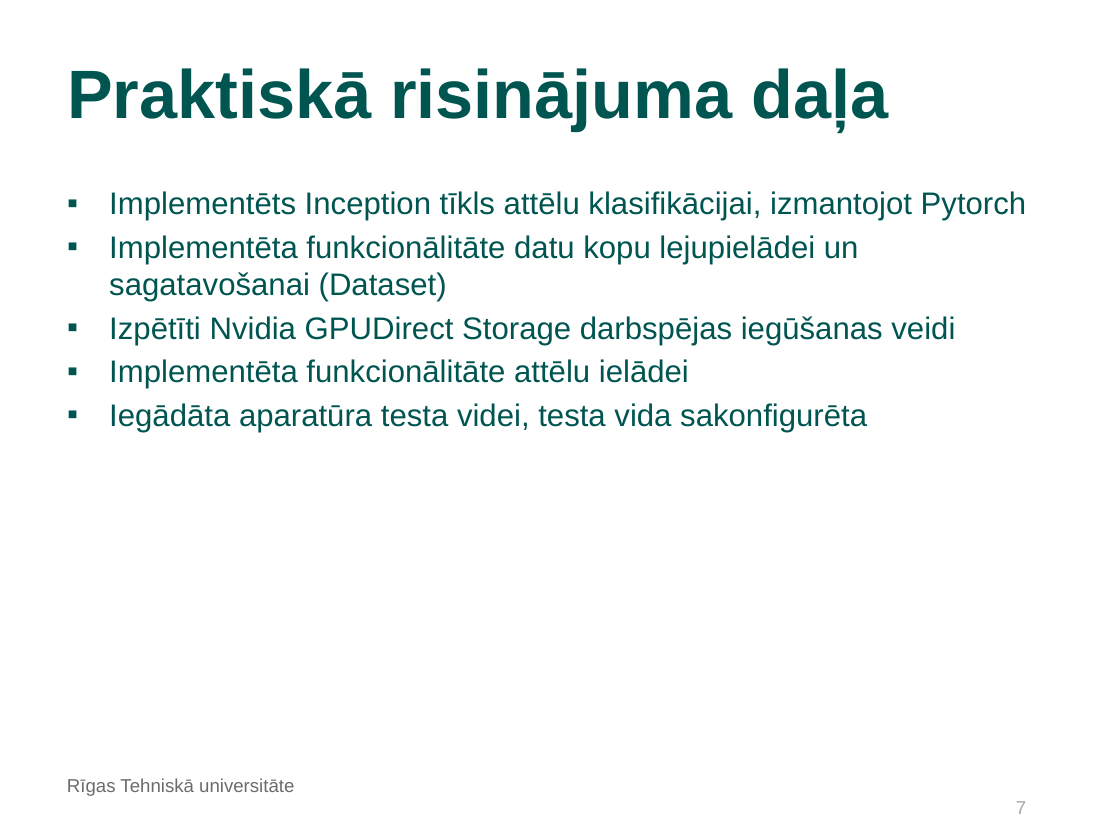
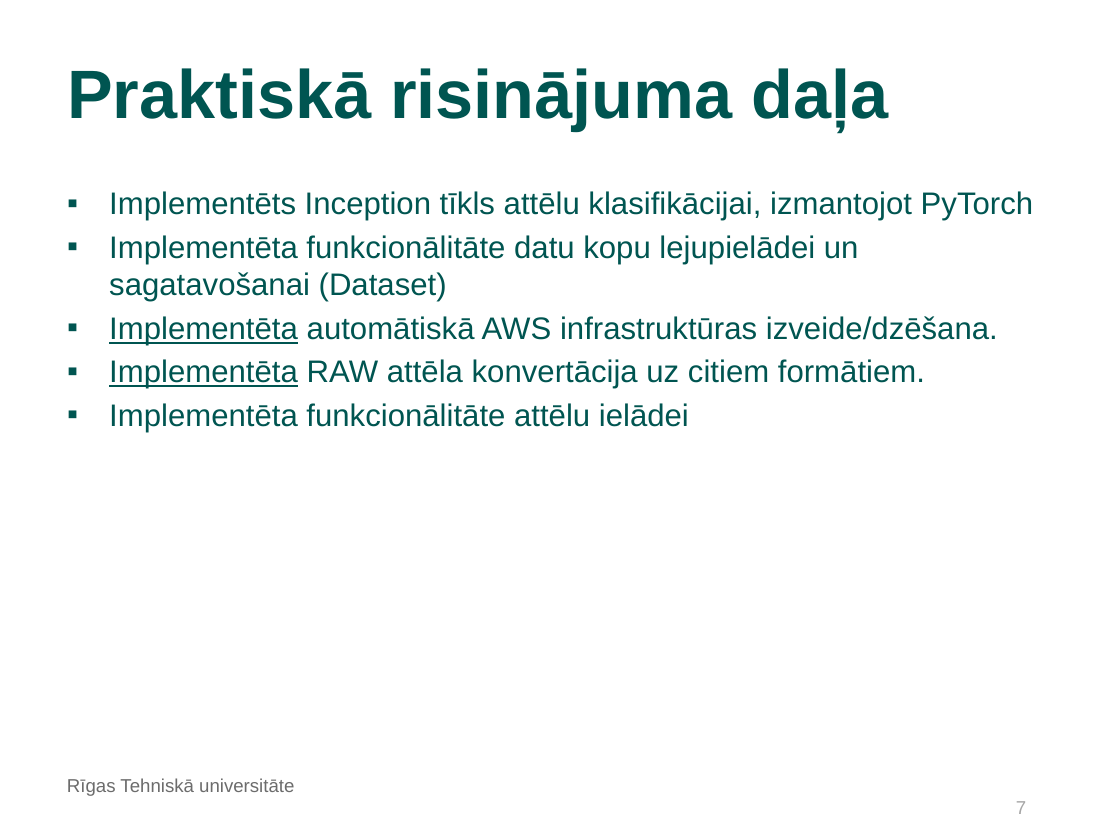
Before and after one commit to kamikaze/rtu-bachelor-tasks, a slide deck: slide 7 of docs/Šablons_Bakalaura_darba_priekšaizstāvēšanai.odp. Drawn at 1120x840 pixels with LibreOffice and Linux fonts; fonts in the diff are those of the drawing; background and template pictures are left out. Boxes give left, top, right and bottom in pixels: in the first picture for what was removed or moved away, otherwise in the second. Text is boxed around its words. In the diff, an @@ line names an element or a change of style, - is before the commit and + after.

```diff
--- a/docs/Šablons_Bakalaura_darba_priekšaizstāvēšanai.odp
+++ b/docs/Šablons_Bakalaura_darba_priekšaizstāvēšanai.odp
@@ text at (x1=109, y1=191, x2=1034, y2=221): text changed @@
-▪ Implementēts Inception tīkls attēlu klasifikācijai, izmantojot Pytorch
+▪ Implementēts Inception tīkls attēlu klasifikācijai, izmantojot PyTorch
@@ text at (x1=109, y1=316, x2=998, y2=389): text changed @@
-▪ Izpētīti Nvidia GPUDirect Storage darbspējas iegūšanas veidi
+▪ Implementēta automātiskā AWS infrastruktūras izveide/dzēšana.
+▪ Implementēta RAW attēla konvertācija uz citiem formātiem.
@@ text at (x1=109, y1=403, x2=867, y2=432): paragraph removed @@
-▪ Iegādāta aparatūra testa videi, testa vida sakonfigurēta
```
Also in this commit, not shown: 6 other slides changed, 1 other file.
